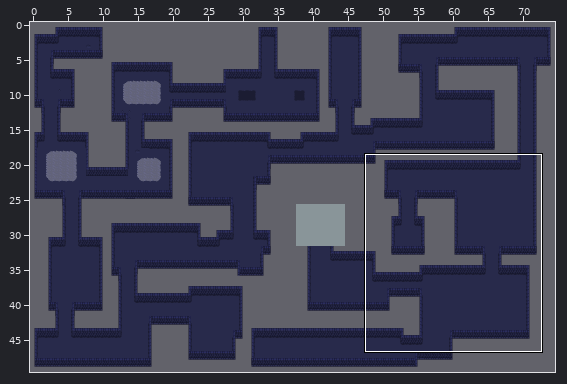
Two states of a Tiled map, assets/level.tmx. The picture above shows the old version from afar; the outline marks the close-up.
Close-up. Before:
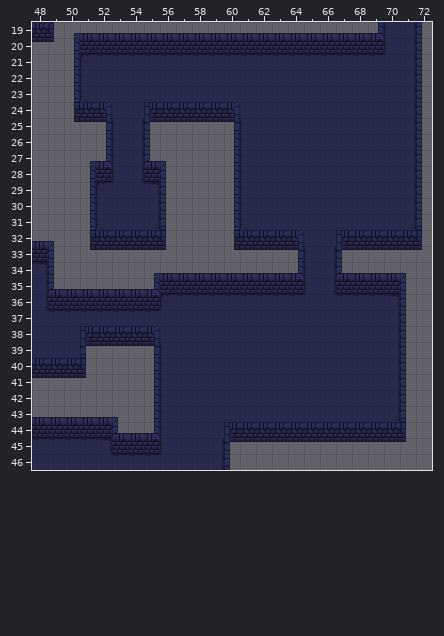
Cells are 16x16 px. Shown: x 48..72, y 19..46. The commit also changed other parts of the map, which this record leaves out. Tiles whose own drawing changed are shown in their newer look in all pictures.
After the commit:
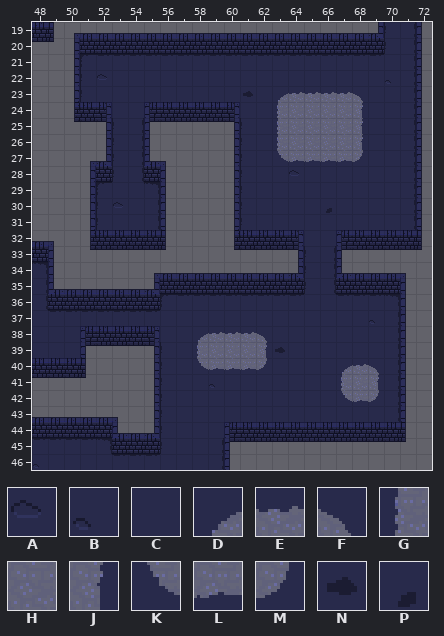
Key: from "default": A 1, B 2, C 33, D 64, E 65, F 66, G 80, H 81, J 82, K 96, L 97, M 98, N 112, P 114.
_ is an empty cell, . an unchanged one.
The exact change:
--- layer "background"
@@ x 52..70 @@
-22 C.................C
-23 .........C.CCCCCC..
-24 ...........CCCCCC..
-25 ...........CCCCCC..
-26 ...........CCCCCC..
-27 ...........CCCCCC..
-28 ............C......
+22 A.................B
+23 .........N.DEEEEF..
+24 ...........GHHHHJ..
+25 ...........GHHHHJ..
+26 ...........GHHHHJ..
+27 ...........KLLLLM..
+28 ............A......
@@ x 53..66 @@
-30 C............C
+30 A............P
@@ x 58..69 @@
-37 ...........C
-38 CCCCC.......
-39 CCCCCC......
-40 CCCCC....CCC
-41 .C.......CCC
-42 .........CCC
+37 ...........B
+38 DEEEF.......
+39 GHHHJN......
+40 KLLLM....DEF
+41 .B.......GHJ
+42 .........KLM
@@ x 48..48 @@
-46 C
+46 B
